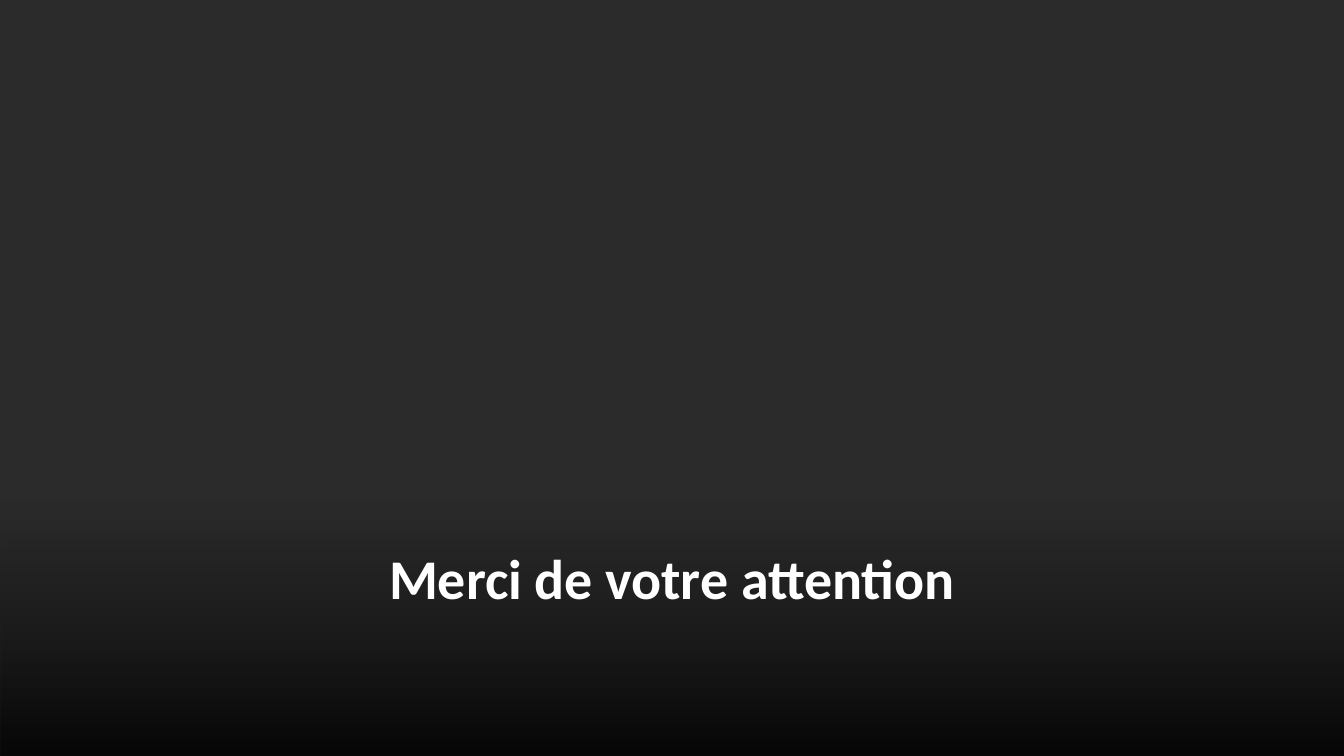
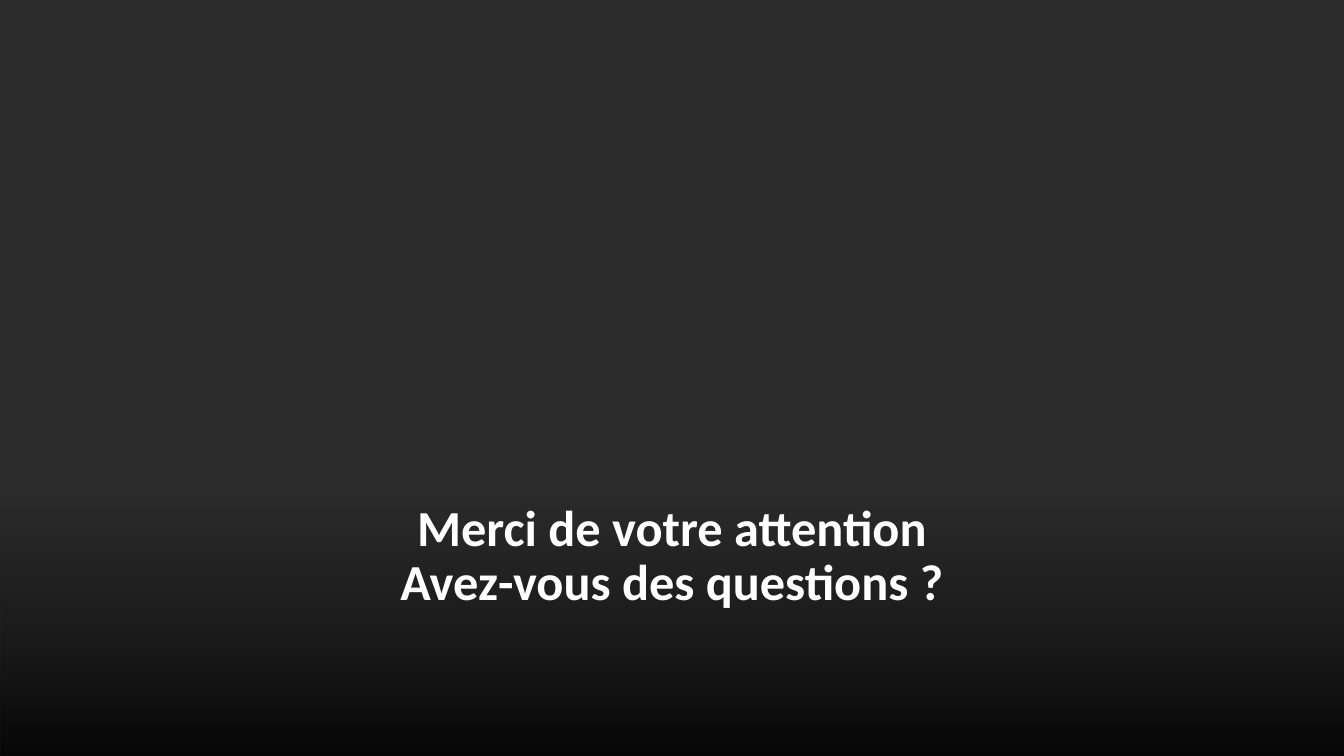
Before and after one commit to AlexisGuillotin/Projet-python, a slide deck: slide 16 of Detection de fraude.pptx (slide 15 before the commit). Drawn at 1344x756 pixels with LibreOffice and Linux fonts; fonts in the diff are those of the drawing; background and template pictures are left out; a plain dark background stands for a picture behind light text. Boxes give left, top, right and bottom in pixels: in the first picture for what was removed or moved away, otherwise in the second. Text is boxed around its words. In the diff, an @@ line names an element or a change of style, - is before the commit and + after.

```diff
--- a/Detection de fraude.pptx
+++ b/Detection de fraude.pptx
@@ title at (x1=400, y1=510, x2=926, y2=608): text changed; size 40 to 36 pt @@
-Merci de votre attention
+Merci de votre attention
+Avez-vous des questions ?
```
Also in this commit, not shown: 1 other slide changed, 1 slide added, 1 other file.
